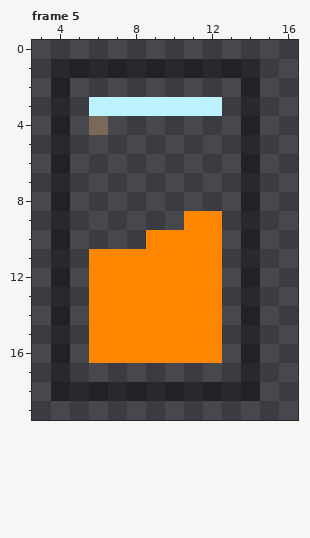
Pixel-art file -- sprites/juice/juice.ase. The picture above is the old version.
20x20 pixels, 6 frames. Pixels under 10% opacity are left out. Colours within 5 levels of each other are drawn and written as one. Shown: frame 5: x 3..16, y 0..19. The commit also changed other frames, which this record leaves out.
And afterwards:
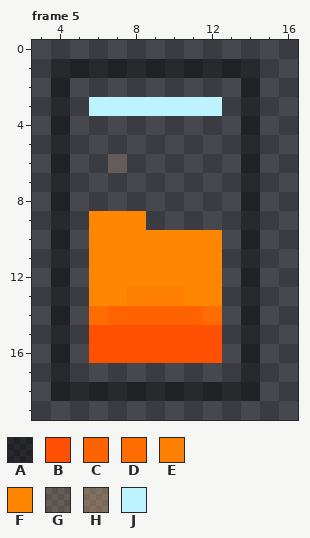
Palette (. is transparent): A #0000006e  B #ff4f00  C #ff6300  D #ff6c00  E #ff8000  F #ff8600  G #ffca8f28  H #ffca8f50  J #bcf3ff
Edits made:
layer "Layer 3" added
--- frame 5, layers "Layer 3", "Layer 1"
@@ x 3..16 @@
  3 .A.JJJJJJJ.A..
- 4 .A.H.......A..
+ 4 .A.........A..
  5 .A.........A..
- 6 .A.........A..
+ 6 .A..G......A..
  7 .A.........A..
  8 .A.........A..
- 9 .A......FF.A..
-10 .A....FFFF.A..
+ 9 .A.FFF.....A..
+10 .A.FFFFFFF.A..
 11 .A.FFFFFFF.A..
 12 .A.FFFFFFF.A..
-13 .A.FFFFFFF.A..
-14 .A.FFFFFFF.A..
-15 .A.FFFFFFF.A..
-16 .A.FFFFFFF.A..
+13 .A.FFEEEFF.A..
+14 .A.DCCCCCD.A..
+15 .A.BBBBBBB.A..
+16 .A.BBBBBBB.A..
 17 .A.........A..
Where, in picture pixels (left, top, right, bottom), the same in both pictures:
changed: (89, 116, 222, 363)
